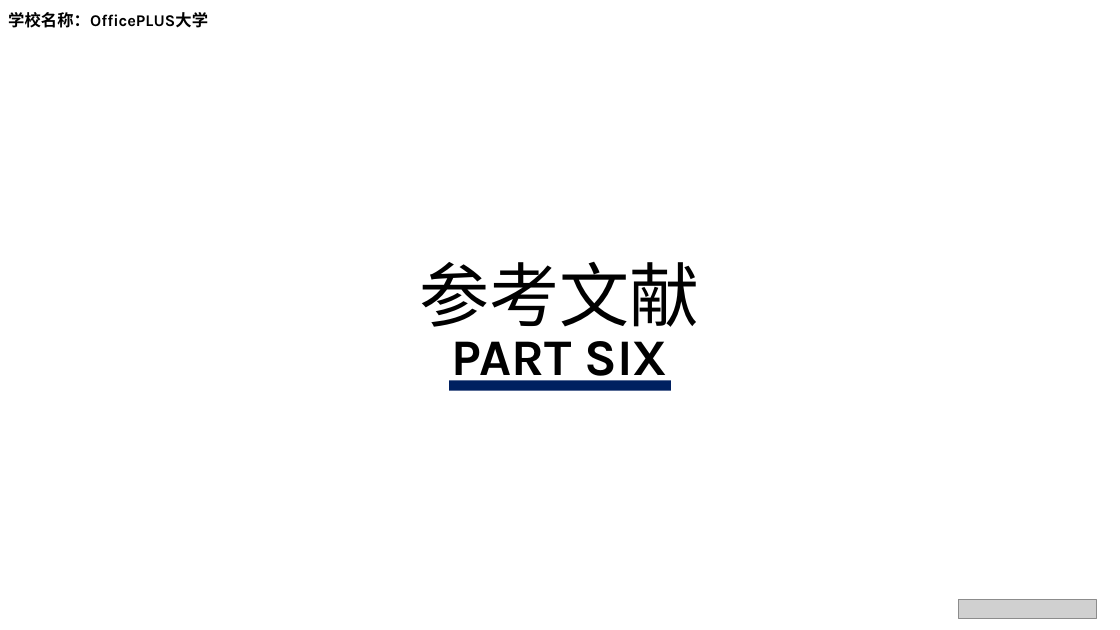
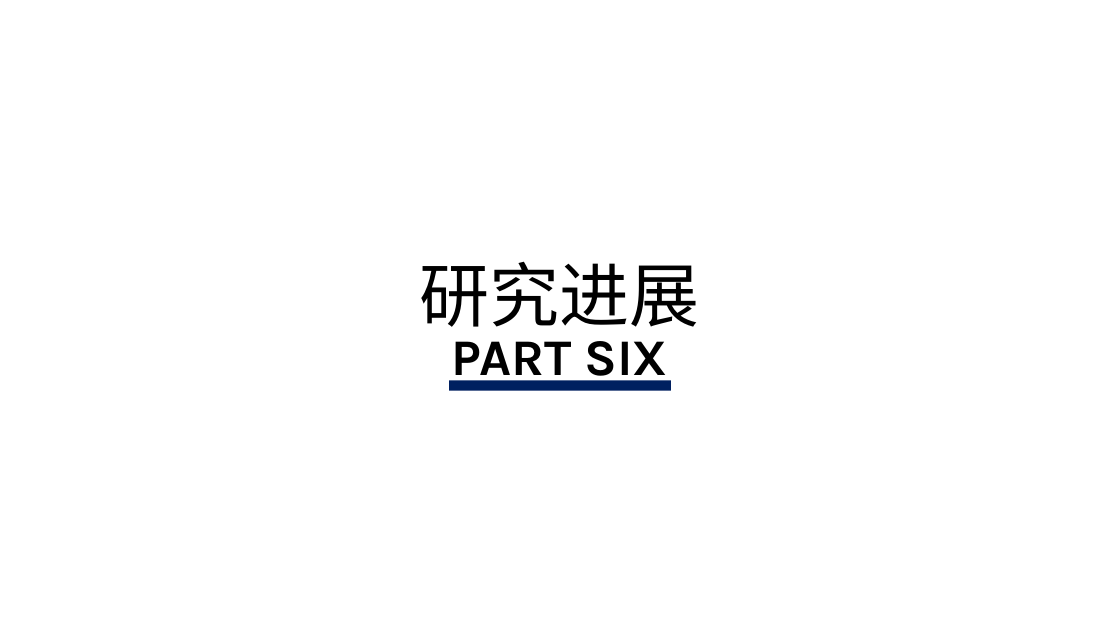
Before and after one commit to sunfiyes/File, a slide deck: slide 32 of 开题/开题答辩.pptx (slide 21 before the commit). Drawn at 1120x630 pixels with LibreOffice and Linux fonts; fonts in the diff are those of the drawing; grey boxes stand for pictures; background and template pictures are left out. Boxes give left, top, right and bottom in pixels: in the first picture for what was removed or moved away, otherwise in the second. Text is boxed around its words. In the diff, an @@ line names an element or a change of style, - is before the commit and + after.

```diff
--- a/开题/开题答辩.pptx
+++ b/开题/开题答辩.pptx
@@ text removed at [8, 12, 208, 28] @@
-学校名称：OfficePLUS大学
@@ text at [420, 261, 700, 327]: text changed @@
-参考文献
+研究进展
@@ picture removed at [959, 600, 1096, 618] @@
```
Also in this commit, not shown: 7 other slides changed, 22 slides added, 14 slides removed, 1 other file.
